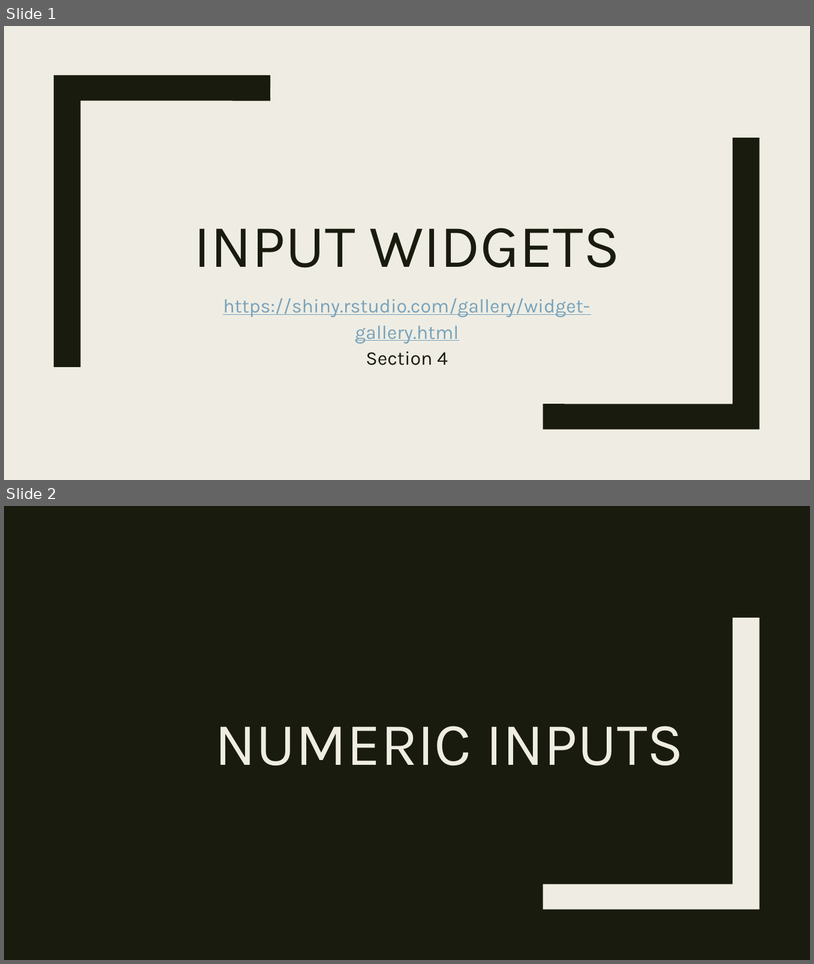
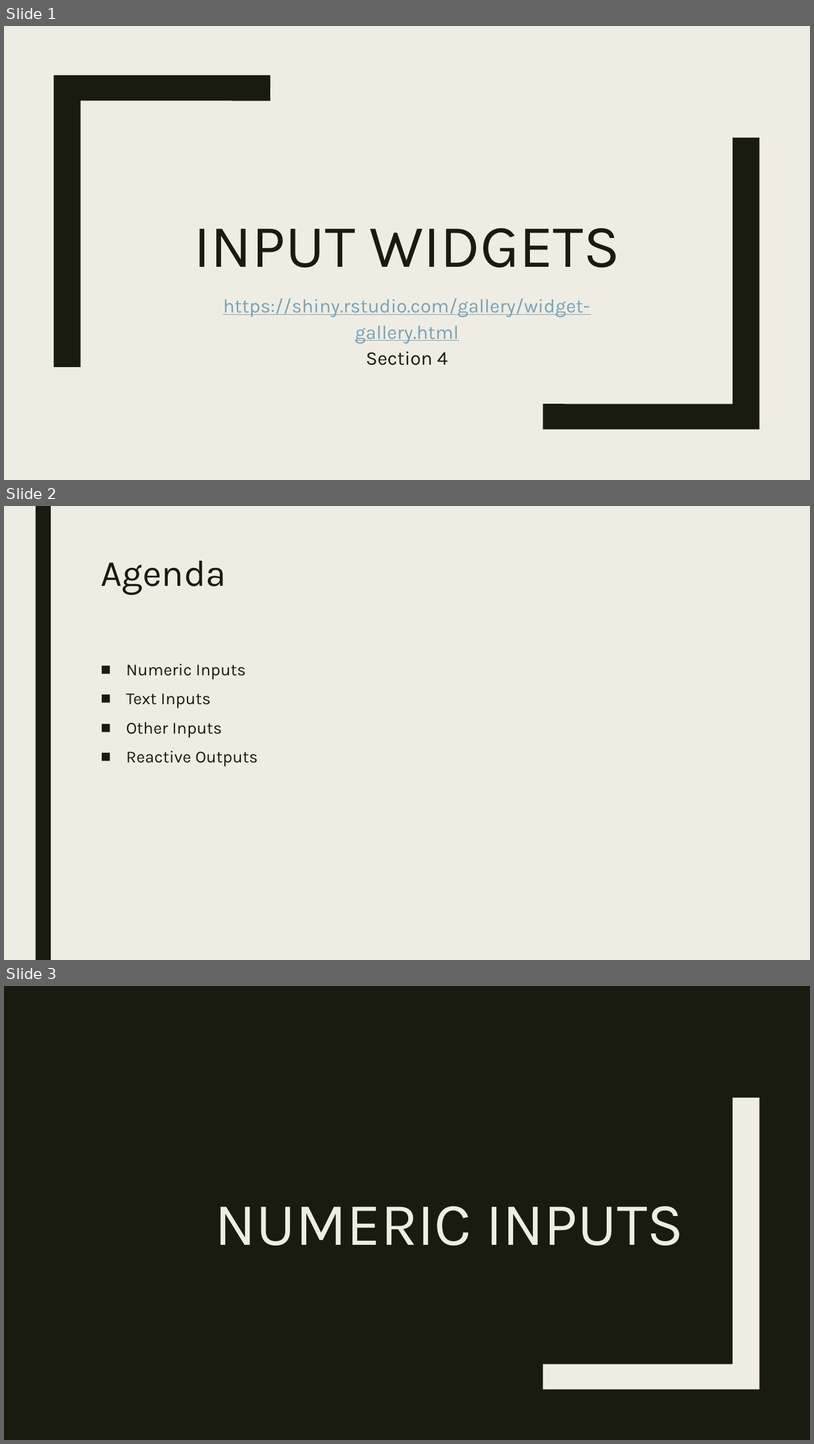
Before and after one commit to RforOperations2018/Class_4, a slide deck: Class_4.pptx. Shown one above the other, each under a label of ours: slides 1 and 2 before the commit, slides 1, 2 and 3 after it. The pictures are 814x964 and 814x1444 pixels, drawn with LibreOffice and Linux fonts; fonts in the diff are those of the drawing. Boxes give left, top, right and bottom in pixels: in the first picture for what was removed or moved away, otherwise in the second. Text is boxed around its words. In the diff, an @@ line names an element or a change of style, - is before the commit and + after.

```diff
--- a/Class_4.pptx
+++ b/Class_4.pptx
@@ slide 2 added at [4, 506, 810, 960], background #EFEDE3 @@
@@ rectangle added at [35, 506, 51, 960], fill #191B0E @@
@@ title added at [101, 561, 226, 595], 44 pt, text #191B0E @@
+Agenda
@@ text added at [126, 663, 258, 766], 20 pt, text #191B0E @@
+■ Numeric Inputs
+■ Text Inputs
+■ Other Inputs
+■ Reactive Outputs
@@ what was slide 2 is now slide 3 @@
```
